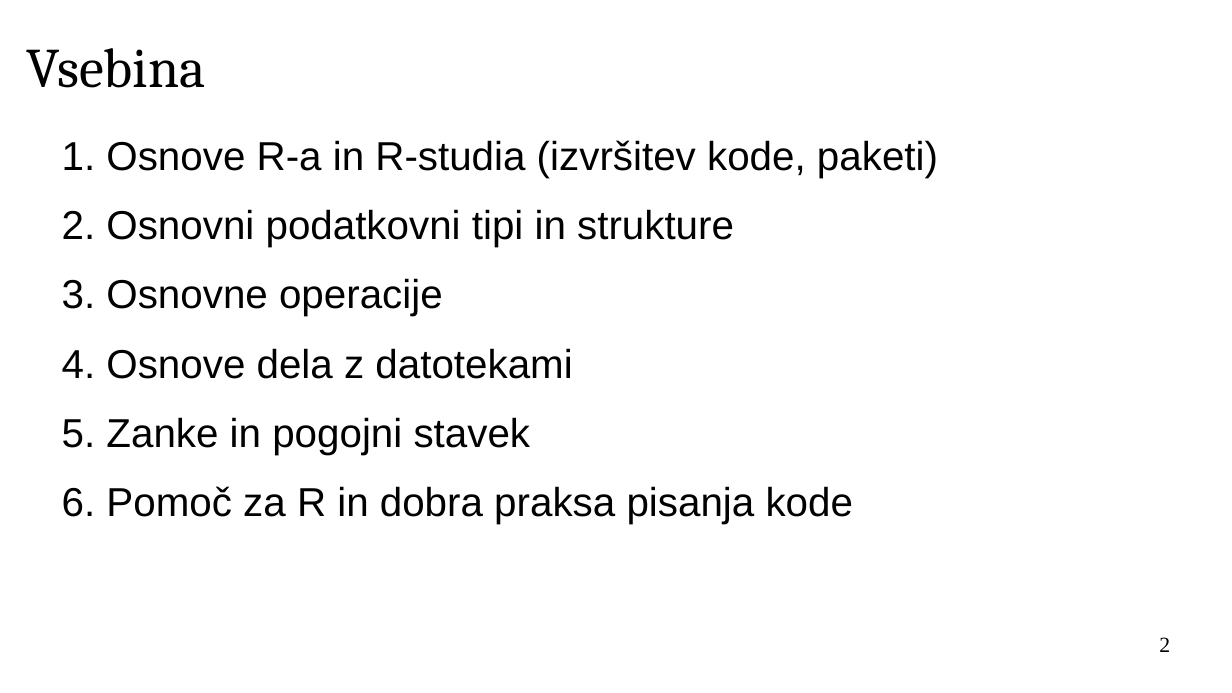
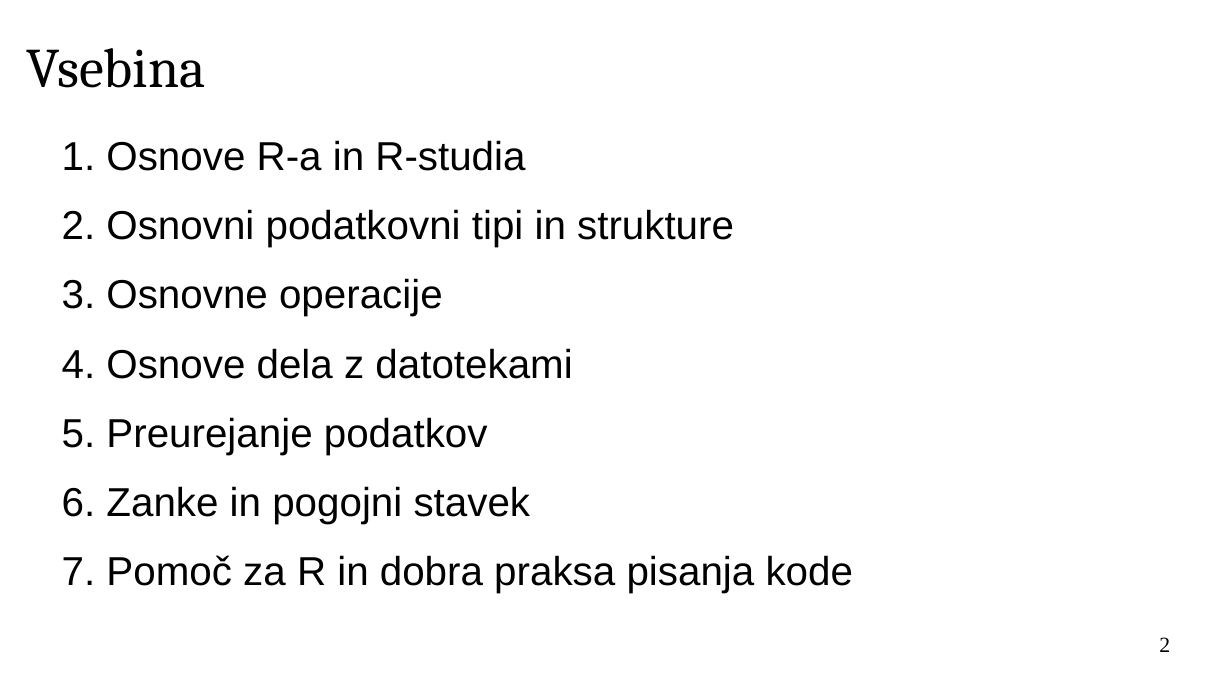
Before and after one commit to janaobsteter/R_tecaj, a slide deck: slide 2 of IT_Rtecaj.odp. Drawn at 1232x693 pixels with LibreOffice and Linux fonts; fonts in the diff are those of the drawing; background and template pictures are left out. Boxes give left, top, right and bottom in pixels: in the first picture for what was removed or moved away, otherwise in the second. Text is boxed around its words. In the diff, an @@ line names an element or a change of style, - is before the commit and + after.

Commit message:
Dodano preurejanje!

```diff
--- a/IT_Rtecaj.odp
+++ b/IT_Rtecaj.odp
@@ text at (62, 140, 525, 171): text changed @@
-1. Osnove R-a in R-studia (izvršitev kode, paketi)
+1. Osnove R-a in R-studia
@@ text at (62, 417, 853, 593): text changed @@
-5. Zanke in pogojni stavek
-6. Pomoč za R in dobra praksa pisanja kode
+5. Preurejanje podatkov
+6. Zanke in pogojni stavek
+7. Pomoč za R in dobra praksa pisanja kode
```
Also in this commit, not shown: 10 other slides changed, 5 slides added, 1 other file.
